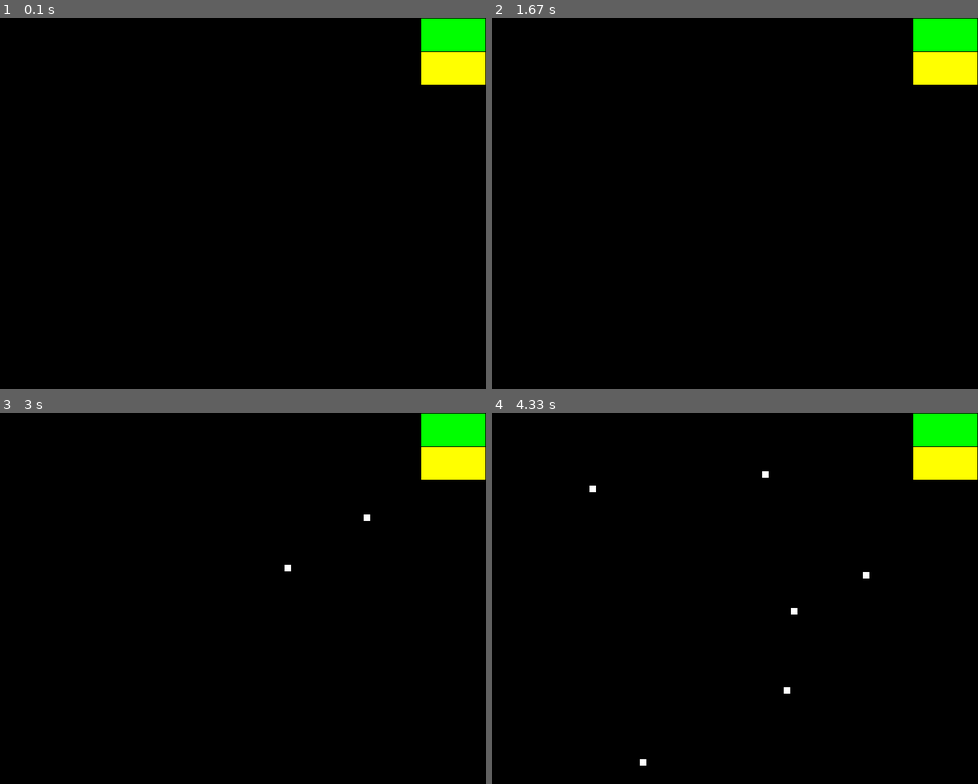
Above: before the commit, frames 1-4 (two rows, left to right).
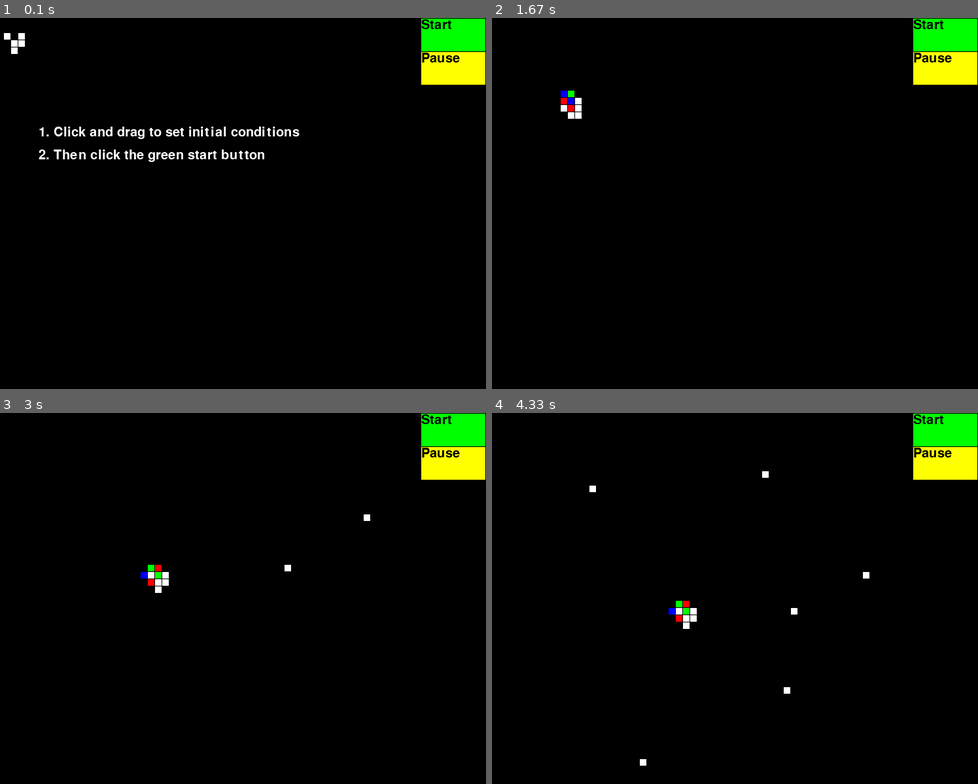
Above: after the commit, the same moments.

Repository: youngmp/hobby_coding
Game: pygame game, started from pygame/conway.py
Two runs of this game, one before a commit and one after it. Both use one fixed random seed, a clock stepped at 60 frames per second and the inputs below. The source is Python 2; it was converted automatically to run under Python 3.
Inputs (mouse positions are in pixels of both pictures, inside the frame that each line leads up to):
- Up to frame 1 (0.1 s): no input
- Up to frame 2 (1.67 s): press the mouse at (943, 36) at 0.37 s; move the mouse to (827, 77) at 0.47 s; release the mouse at (710, 114) at 0.6 s; press the mouse at (943, 69) at 0.7 s; move the mouse to (856, 196) at 0.8 s; release the mouse at (769, 325) at 0.93 s; press the mouse at (943, 69) at 1.03 s; move the mouse to (875, 121) at 1.13 s; release the mouse at (807, 173) at 1.27 s; press the mouse at (943, 36) at 1.37 s; move the mouse to (832, 214) at 1.47 s; release the mouse at (outside the picture) at 1.6 s
- Up to frame 3 (3 s): press the mouse at (451, 464) at 1.7 s; move the mouse to (345, 576) at 1.8 s; release the mouse at (233, 687) at 1.93 s; press the mouse at (451, 431) at 2.03 s; move the mouse to (413, 605) at 2.13 s; release the mouse at (outside the picture) at 2.27 s; press the mouse at (451, 431) at 2.37 s; move the mouse to (408, 509) at 2.47 s; release the mouse at (359, 591) at 2.6 s; press the mouse at (451, 464) at 2.7 s; move the mouse to (369, 516) at 2.8 s; release the mouse at (286, 565) at 2.93 s
- Up to frame 4 (4.33 s): press the mouse at (943, 431) at 3.03 s; move the mouse to (764, 531) at 3.13 s; release the mouse at (579, 631) at 3.27 s; press the mouse at (943, 464) at 3.37 s; move the mouse to (793, 613) at 3.47 s; release the mouse at (647, 765) at 3.6 s; press the mouse at (943, 464) at 3.7 s; move the mouse to (866, 576) at 3.8 s; release the mouse at (788, 691) at 3.93 s; press the mouse at (943, 464) at 4.03 s; move the mouse to (769, 476) at 4.13 s; release the mouse at (594, 487) at 4.27 s

The runs differ from the first frame. In frame 1, 1.5% of the frame differs, in the area x 0-95%, y 0-39%; in frame 2, 0.4%; in frame 3, 0.4%; in frame 4, 0.4%.

Commit message:
added button text and intro instructions

Diff:
--- a/pygame/conway.py
+++ b/pygame/conway.py
@@ -66,13 +66,13 @@
 """
 glider init
 """
-"""
+
 grid[2][2] = 1
 grid[3][3] = 1
 grid[3][4] = 1
 grid[4][2] = 1
 grid[4][3] = 1
-"""
+
 """
 other init
 """
@@ -101,21 +101,34 @@
 pause=True
 #stop=False
 
+# intro textinstructions
+introx=winw/10;introy=winh/4
+intromargin=35
+
 # --- user instructions
 print "click and drag to add initial conditions"
 print "press the green button to start"
 print "press the yellow button to pause"
 #print "press the red button to kill everything"
 
+
+# FONTS
+font = pygame.font.Font(None,30)
+
+no_click = True # for use in flagging all events before click
+
+
 # -------- Main Program Loop -----------
 while not done:
 
     # --- Main event loop
+
 
     for event in pygame.event.get(): # User did something
         if event.type == pygame.QUIT: # If user clicked close
             done = True # Flag that we are done so we exit this loop
         if event.type == pygame.MOUSEBUTTONDOWN:
+            no_click = False
             player_position = pygame.mouse.get_pos()
             x = player_position[0]
             y = player_position[1]
@@ -278,9 +291,18 @@
     # above this, or they will be erased with this command.
     screen.fill(BLACK)
 
+
     # draw start/pause/stop buttons (green/yellow/red)
     pygame.draw.rect(screen, GREEN, [startx,starty,startw,starth])
     pygame.draw.rect(screen, YELLOW, [pausex,pausey,pausew,pauseh])
+
+    # set up text on buttons
+    font = pygame.font.Font(None,30)
+    b_start_txt = font.render('Start',True,BLACK,GREEN)
+    b_pause_txt = font.render('Pause',True,BLACK,YELLOW)
+    screen.blit(b_start_txt,(startx,starty))
+    screen.blit(b_pause_txt,(pausex,pausey))
+
     #pygame.draw.rect(screen, RED, [stopx,stopy,stopw,stoph])
 
 
@@ -309,6 +331,16 @@
     #                                         column*(width+margin)+margin,width,height])
 
 
+    # display instructions before mouse click
+    if no_click:
+        intro_txt1 = font.render('1. Click and drag to set initial conditions',True,WHITE,BLACK)
+        intro_txt2 = font.render('2. Then click the green start button',True,WHITE,BLACK)
+        screen.blit(intro_txt1,(introx,introy))
+        screen.blit(intro_txt2,(introx,introy+intromargin))
+
+
+
+
     # --- Limit to 60 frames per second
 
     clock.tick(60)
